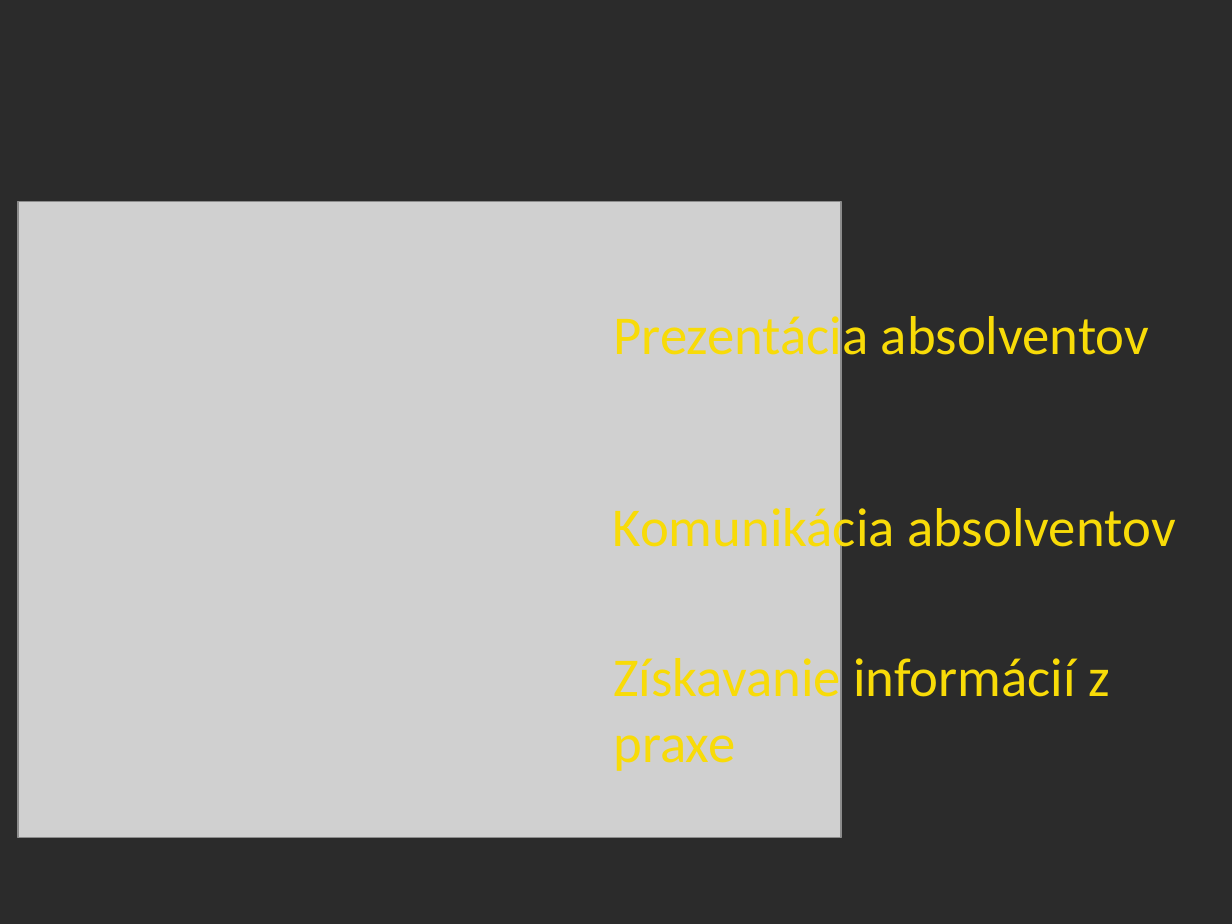
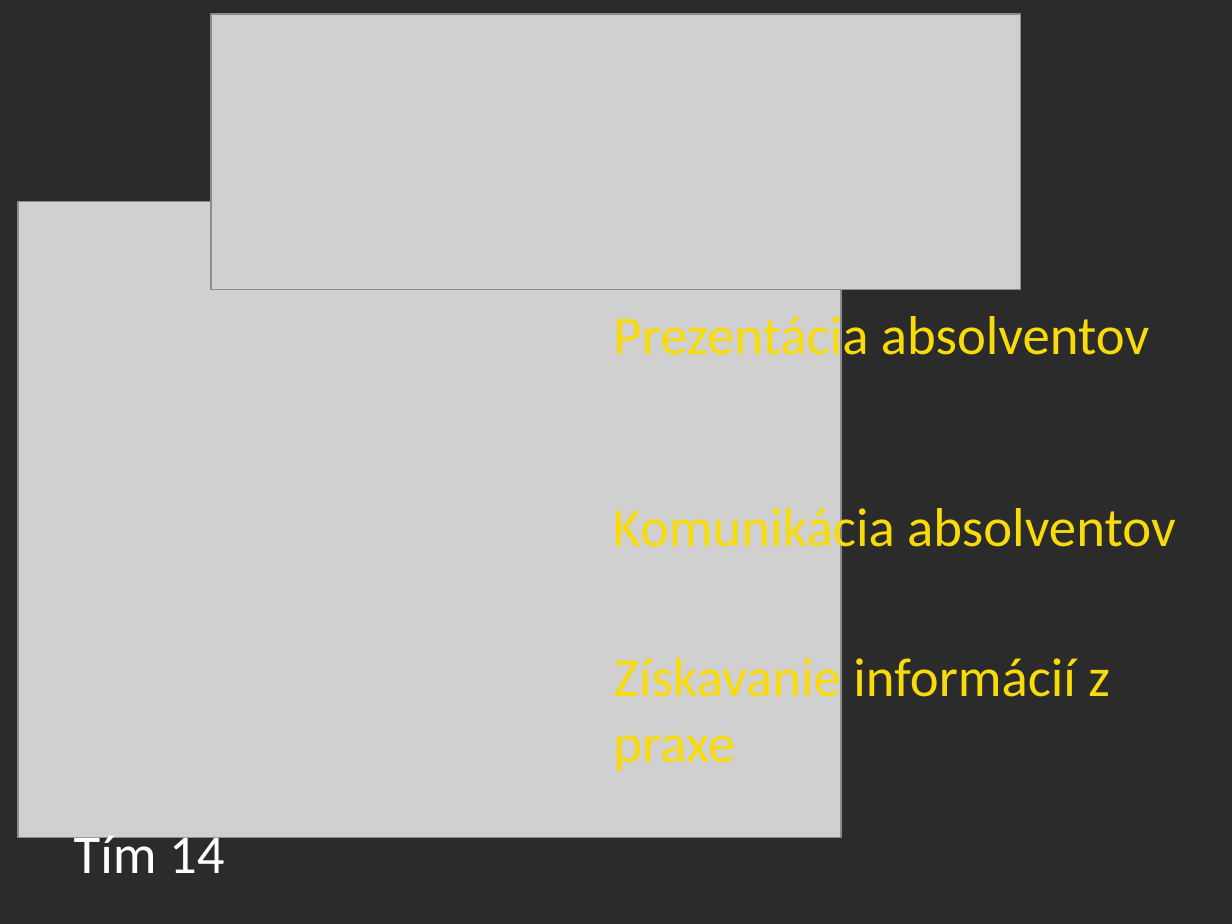
Before and after one commit to googlecode-mirror/timovy2007, a slide deck: slide 13 of doc/prezentacia/alumni_action_presentation.ppt. Drawn at 1232x924 pixels with LibreOffice and Linux fonts; fonts in the diff are those of the drawing; grey boxes stand for pictures; background and template pictures are left out; a plain dark background stands for a picture behind light text. Boxes give left, top, right and bottom in pixels: in the first picture for what was removed or moved away, otherwise in the second. Text is boxed around its words. In the diff, an @@ line names an element or a change of style, - is before the commit and + after.

```diff
--- a/doc/prezentacia/alumni_action_presentation.ppt
+++ b/doc/prezentacia/alumni_action_presentation.ppt
@@ picture added at <box>211,14,1020,288</box> @@
@@ text added at <box>74,827,224,873</box>, 32 pt, text #FFFFFF @@
+  Tím 14
```
Also in this commit, not shown: 1 other slide changed.
